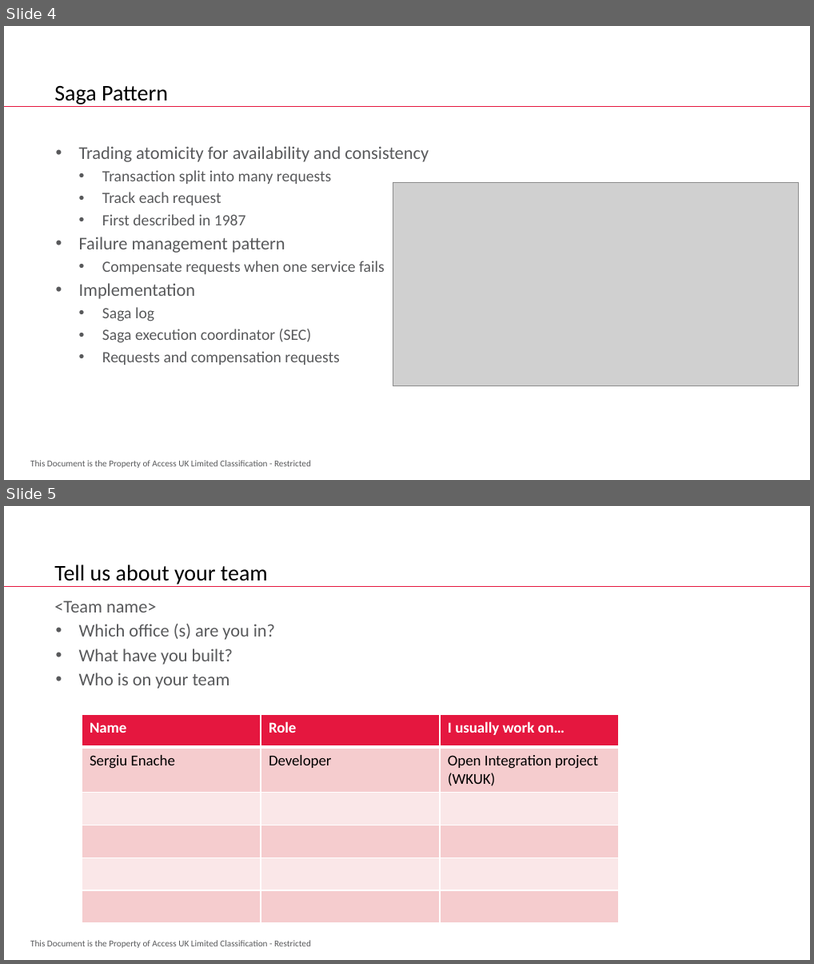
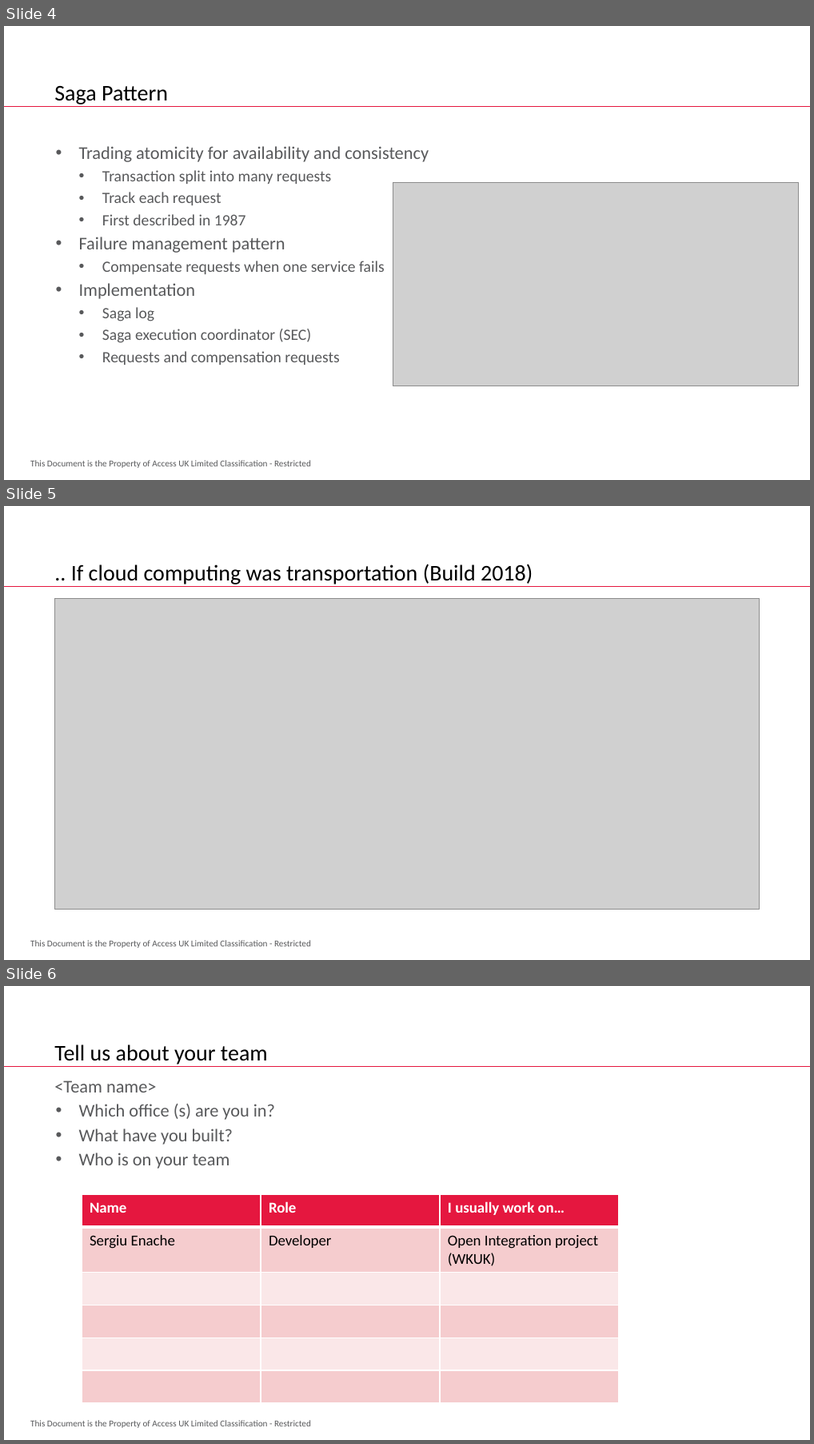
Before and after one commit to sgenache/FreedomFridayServerless, a slide deck: docs/freedom friday.pptx. Shown one above the other, each under a label of ours: slides 4 and 5 before the commit, slides 4, 5 and 6 after it. The pictures are 814x964 and 814x1444 pixels, drawn with LibreOffice and Linux fonts; fonts in the diff are those of the drawing; grey boxes stand for pictures; background and template pictures are left out. Boxes give left, top, right and bottom in pixels: in the first picture for what was removed or moved away, otherwise in the second. Text is boxed around its words. In the diff, an @@ line names an element or a change of style, - is before the commit and + after.

Commit message:
updated slides

```diff
--- a/docs/freedom friday.pptx
+++ b/docs/freedom friday.pptx
@@ slide 5 added at (4,506,810,960), background #FFFFFF; not listed: 2 template elements that a slide beside it also shows @@
@@ title added at (71,564,533,584), 20 pt, text #000000 @@
+.. If cloud computing was transportation (Build 2018)
@@ picture added at (55,599,759,909) @@
@@ what was slide 5 is now slide 6 @@
```
Also in this commit, not shown: 1 other file.
